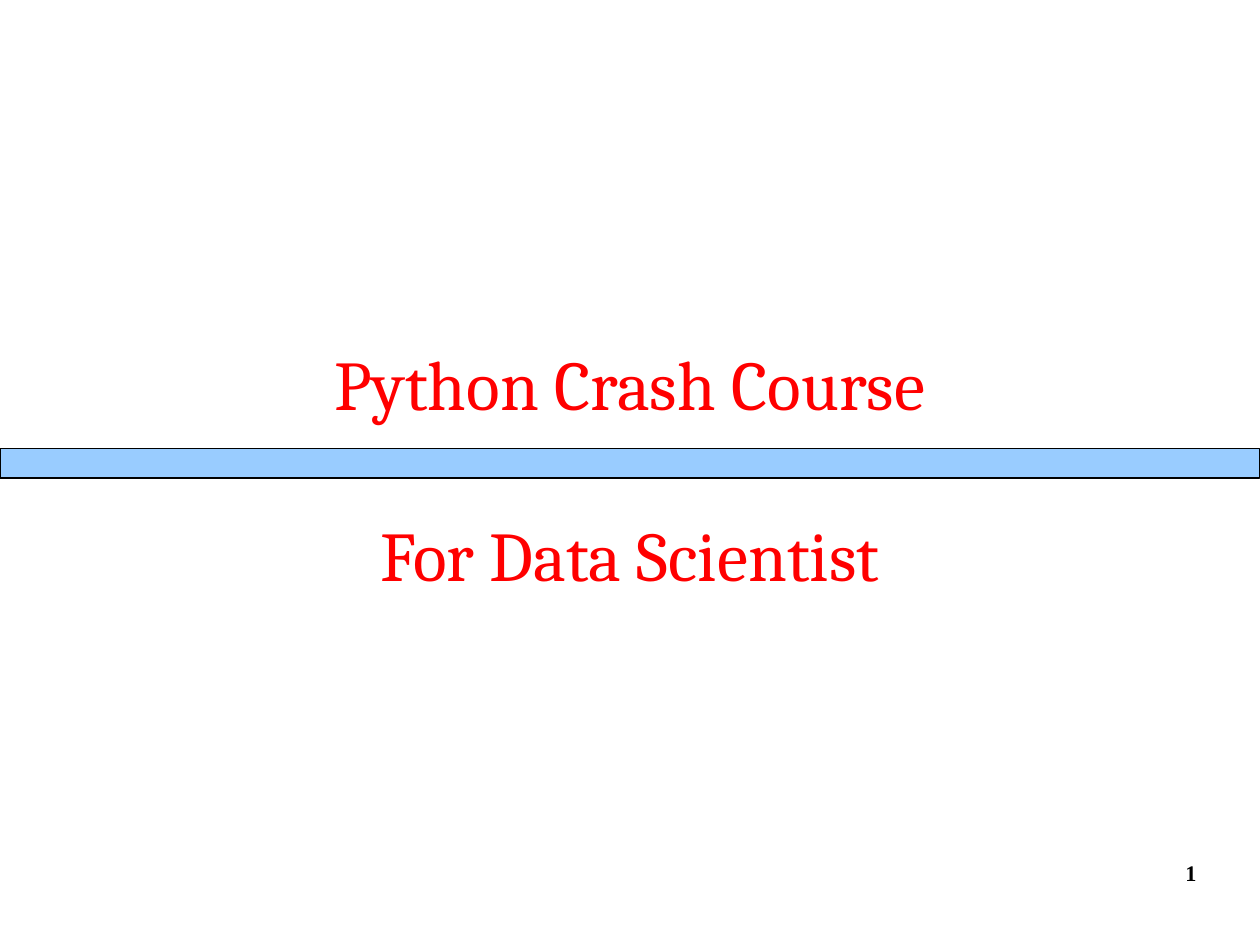
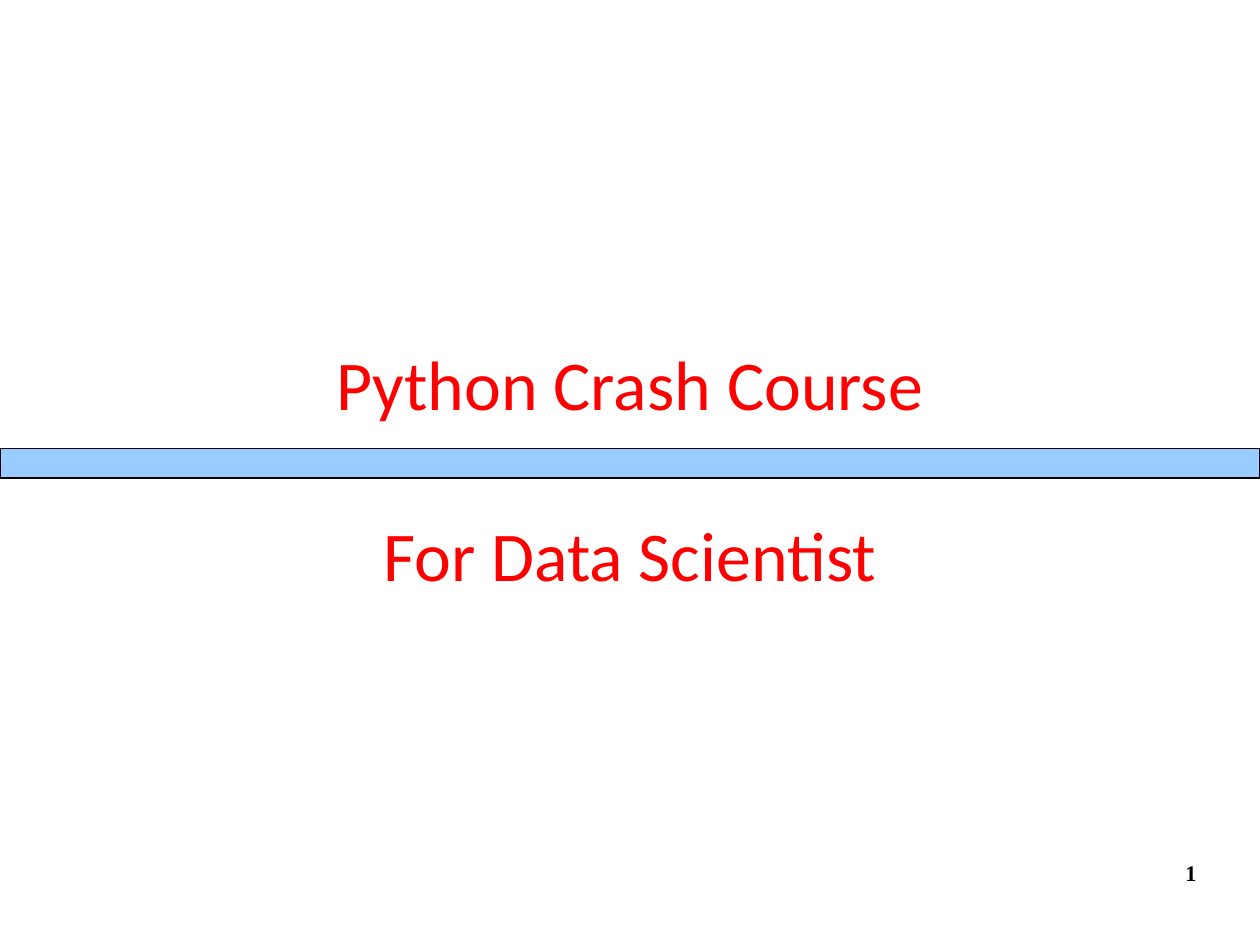
Before and after one commit to berradais/DNA-2021-2022, a slide deck: slide 1 of 2-Python_Basis/00.Python overview.ppt. Drawn at 1260x945 pixels with LibreOffice and Linux fonts; fonts in the diff are those of the drawing; background and template pictures are left out. Boxes give left, top, right and bottom in pixels: in the first picture for what was removed or moved away, otherwise in the second. Text is boxed around its words. In the diff, an @@ line names an element or a change of style, - is before the commit and + after.

```diff
--- a/2-Python_Basis/00.Python overview.ppt
+++ b/2-Python_Basis/00.Python overview.ppt
@@ text "Python Crash Course" at box(336, 361, 923, 582): font Cambria to Calibri @@
```
Also in this commit, not shown: 1 other slide changed.
